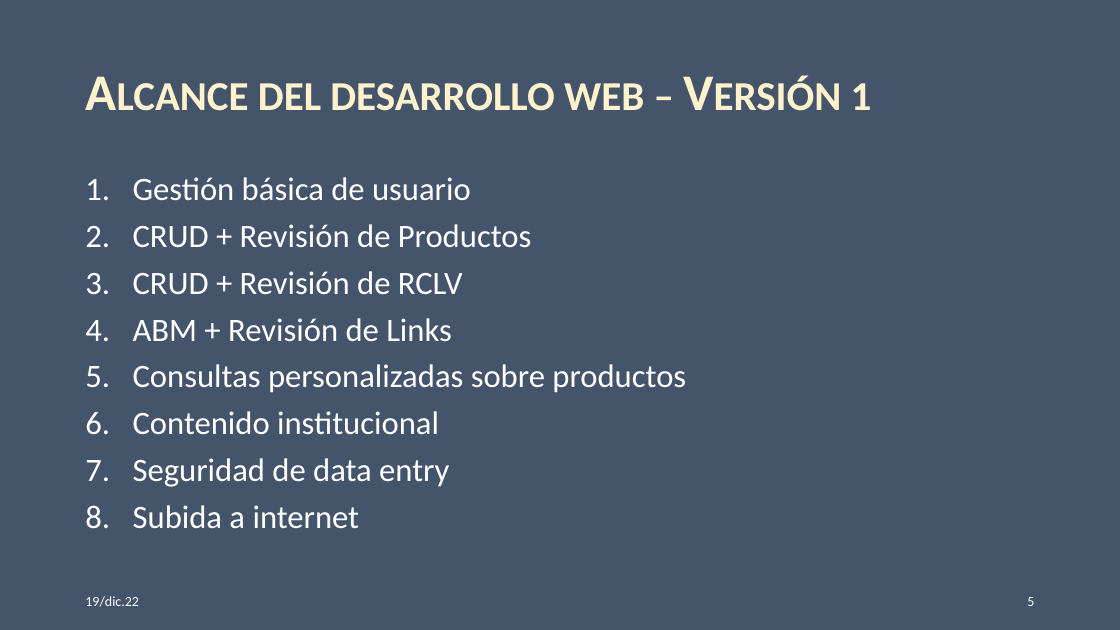
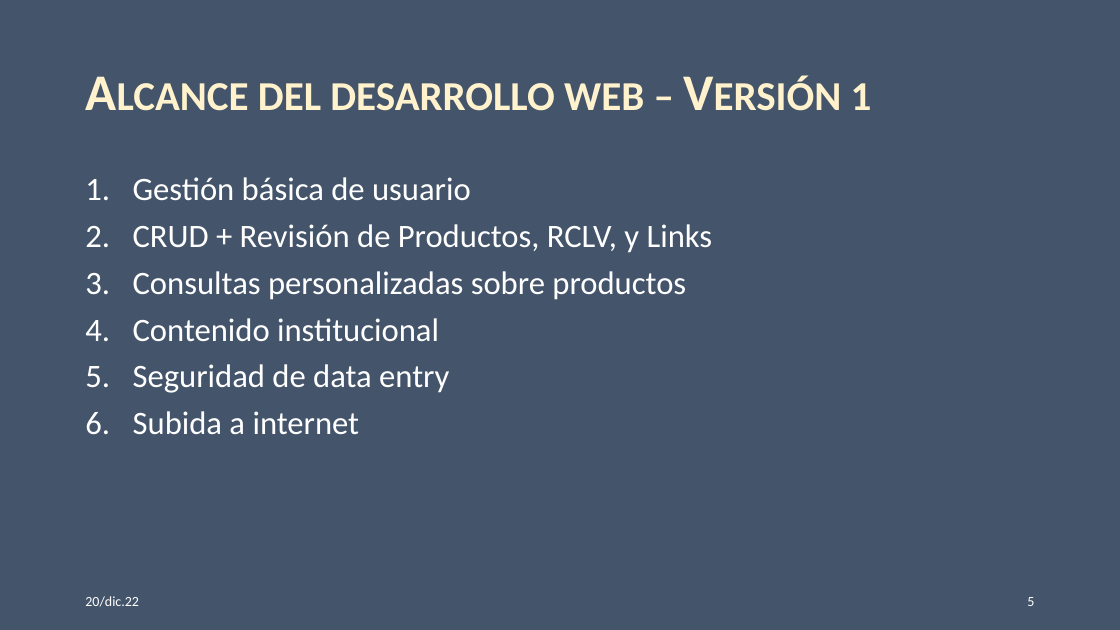
Before and after one commit to Diribar/ELC-Peliculas, a slide deck: slide 5 of 0-varios/Archivos-Office/Desarrollo web Teovisión v2.pptx. Drawn at 1120x630 pixels with LibreOffice and Linux fonts; fonts in the diff are those of the drawing. Boxes give left, top, right and bottom in pixels: in the first picture for what was removed or moved away, otherwise in the second. Text is boxed around its words. In the diff, an @@ line names an element or a change of style, - is before the commit and + after.

Commit message:
Revisar RCLV Front-End

```diff
--- a/0-varios/Archivos-Office/Desarrollo web Teovisión v2.pptx
+++ b/0-varios/Archivos-Office/Desarrollo web Teovisión v2.pptx
@@ text at [133, 224, 713, 253]: text changed @@
-2. CRUD + Revisión de Productos
-3. CRUD + Revisión de RCLV
-4. ABM + Revisión de Links
+2. CRUD + Revisión de Productos, RCLV, y Links
@@ text at [85, 596, 139, 607]: text changed @@
-19/dic.22
+20/dic.22
```
Also in this commit, not shown: 14 other slides changed, 2 other files.
